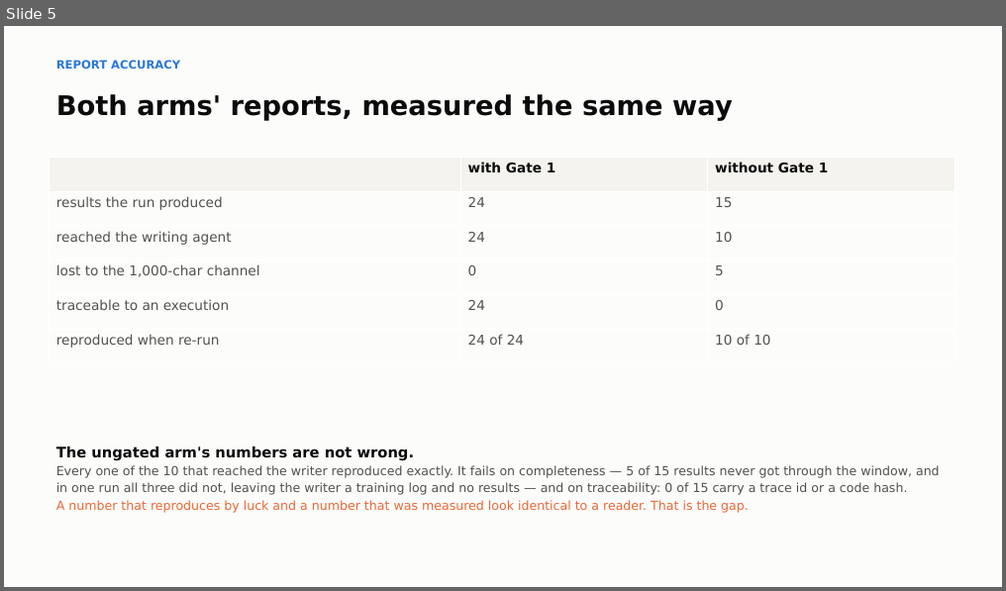
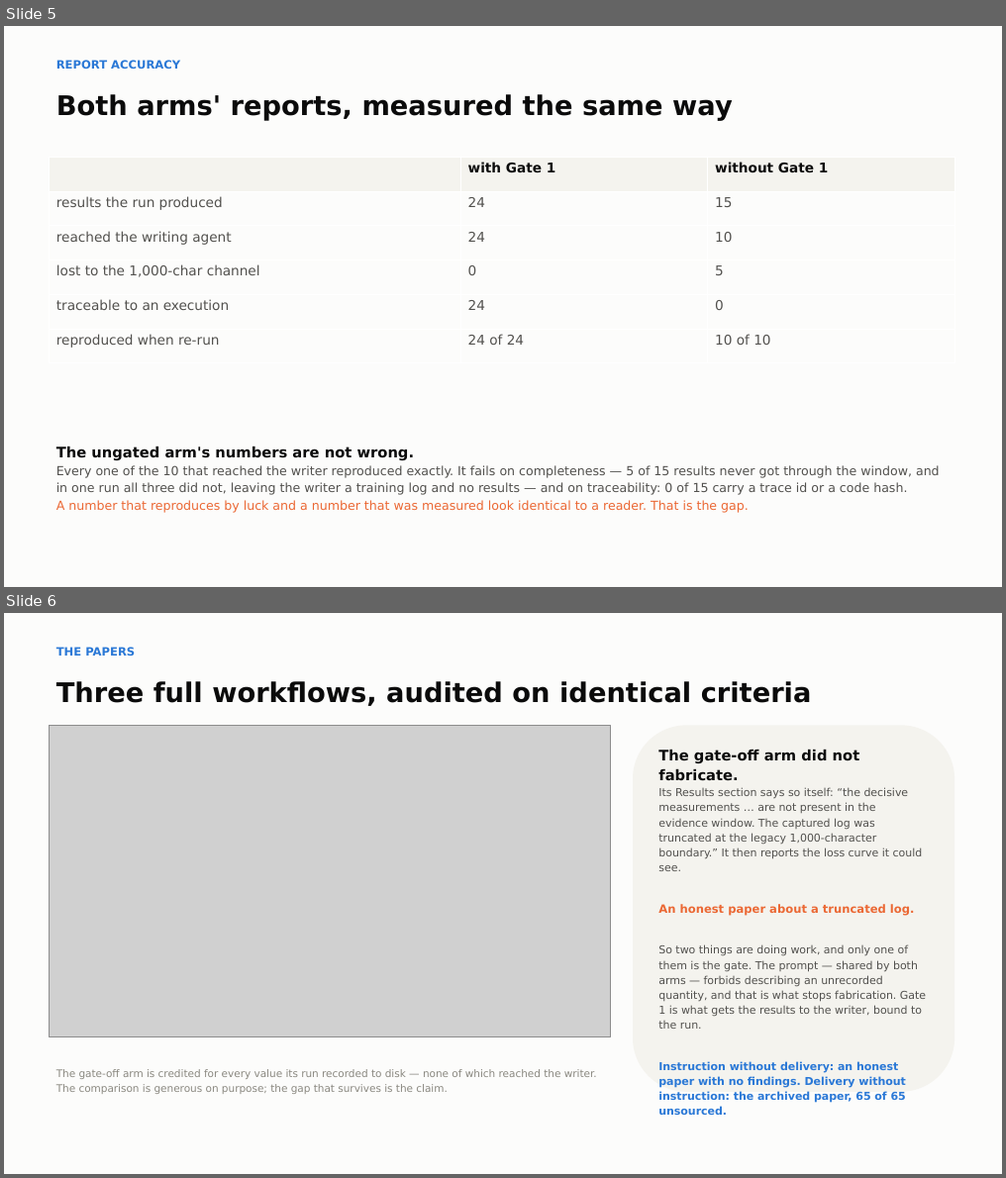
Before and after one commit to bananatruck/gates, a slide deck: reports/GATE1_DECK.pptx. Shown one above the other, each under a label of ours: slide 5 before the commit, slides 5 and 6 after it. The pictures are 1006x591 and 1006x1178 pixels, drawn with LibreOffice and Linux fonts; fonts in the diff are those of the drawing; grey boxes stand for pictures. Boxes give left, top, right and bottom in pixels: in the first picture for what was removed or moved away, otherwise in the second. Text is boxed around its words. In the diff, an @@ line names an element or a change of style, - is before the commit and + after.

```diff
--- a/reports/GATE1_DECK.pptx
+++ b/reports/GATE1_DECK.pptx
@@ slide 6 added at (4,613,1002,1174), background #FCFCFB @@
@@ text added at (56,647,135,656), 11 pt, text #2A78D6, bold @@
+THE PAPERS
@@ text added at (56,681,812,706), 26 pt, text #0B0B0B, bold @@
+Three full workflows, audited on identical criteria
@@ picture added at (49,725,611,1038) @@
@@ rounded rectangle added at (633,725,954,1092), fill #F4F3EE @@
@@ text added at (658,749,926,1088), 10.5 pt, text #52514E @@
+The gate-off arm did not fabricate.
+Its Results section says so itself: “the decisive measurements … are not present in the evidence window. The captured log was truncated at the legacy 1,000-character boundary.” It then reports the loss curve it could see.
+An honest paper about a truncated log.
+So two things are doing work, and only one of them is the gate. The prompt — shared by both arms — forbids describing an unrecorded quantity, and that is what stops fabrication. Gate 1 is what gets the results to the writer, bound to the run.
+Instruction without delivery: an honest paper with no findings. Delivery without instruction: the archived paper, 65 of 65 unsourced.
@@ text added at (56,1069,597,1094), 10 pt, text #8A8880 @@
+The gate-off arm is credited for every value its run recorded to disk — none of which reached the writer. The comparison is generous on purpose; the gap that survives is the claim.
```
Also in this commit, not shown: 2 slides changed, 1 slide removed, 7 other files.
